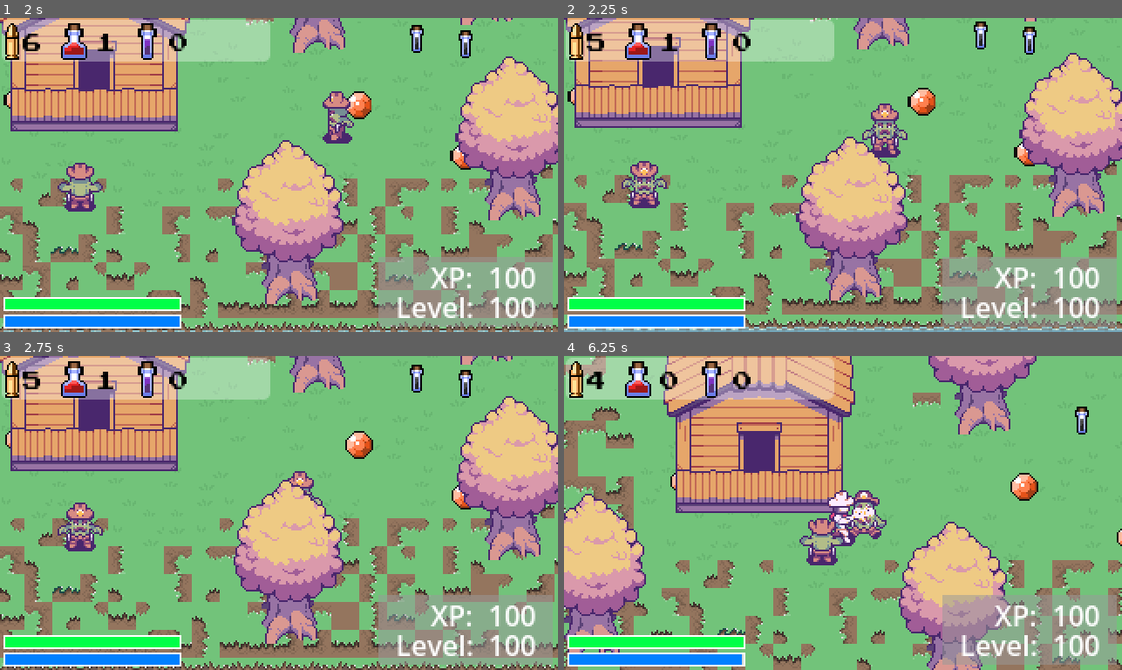
Above: before the commit, frames 1-4 (two rows, left to right).
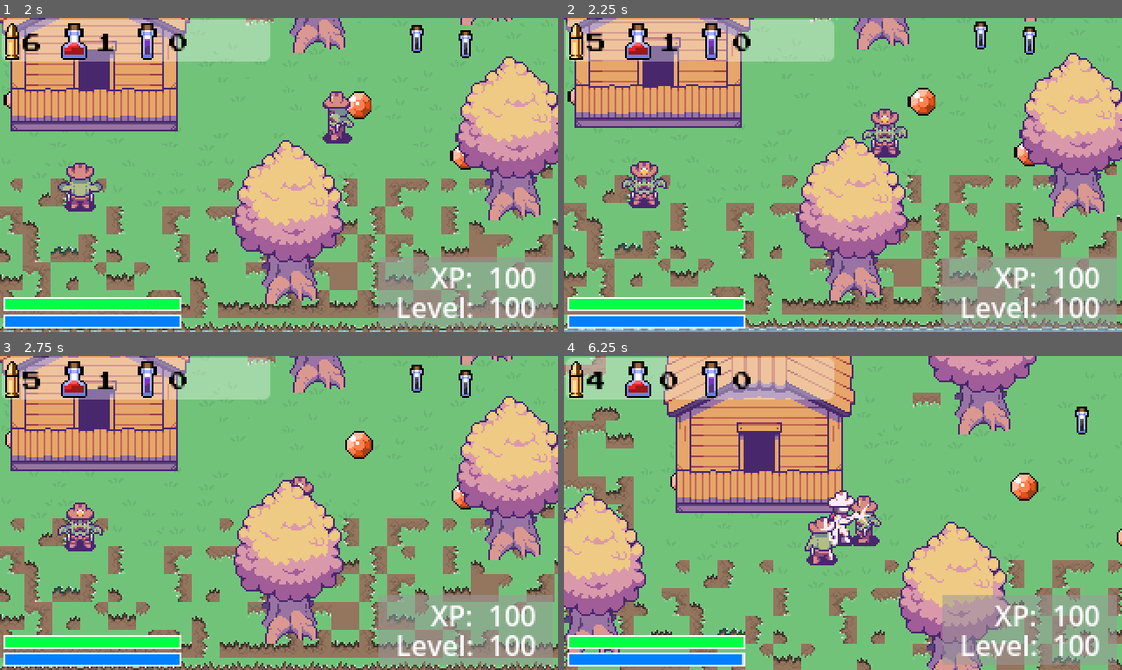
Above: after the commit, the same moments.

Repository: davidsullivanbfhs/rpg_2d_topdown
Game: Godot game, scene res://Scenes/main.tscn
Same seed, same stepped clock (60 frames per second), same inputs: the game is played once before the commit and once after it.
Inputs:
- Up to frame 1 (2 s): hold D (Right) 0.53-1.28 s; hold 1 (ConsumeHealthPotion) 0.53-1.28 s; hold S (Down) from 1.28 s (still down); tap 2 (ConsumeStaminaPotion) at 1.35 s
- Up to frame 2 (2.25 s): release S (Down) at 2.03 s; hold D (Right) from 2.03 s (still down); hold Ctrl (Shoot) from 2.03 s (still down)
- Up to frame 3 (2.75 s): keep holding D (Right); keep holding Ctrl (Shoot)
- Up to frame 4 (6.25 s): release Ctrl (Shoot) at 2.78 s; tap Space (Sprint) at 2.85 s; release D (Right) at 3.53 s; hold W (Top) 3.53-4.28 s; hold A (Left) 3.53-5.03 s; tap 1 (ConsumeHealthPotion) at 4.35 s; hold S (Down) 5.03-5.78 s; hold 2 (ConsumeStaminaPotion) 5.03-5.78 s; hold D (Right) from 5.78 s (still down); tap Ctrl (Shoot) at 5.85 s

Frame 1 is identical in both runs. In frame 2, 0.5% of the frame differs, in the area x 54-62%, y 27-44%; in frame 3, 0.2%; in frame 4, 1.1%, in the area x 42-58%, y 42-67%.

Commit message:
changed raycast collision mask on enemy

Diff:
--- a/Scenes/enemy.tscn
+++ b/Scenes/enemy.tscn
@@ -667,6 +667,7 @@
 }
 
 [node name="RayCast2D" type="RayCast2D" parent="."]
+collision_mask = 2
 
 [connection signal="death" from="." to="." method="_on_death"]
 [connection signal="animation_finished" from="AnimatedSprite2D" to="." method="_on_animated_sprite_2d_animation_finished"]
--- a/Scripts/enemy.gd
+++ b/Scripts/enemy.gd
@@ -53,6 +53,8 @@
 	#calculate health
 	var updated_health = clamp(health + regen_health * delta, 0, max_health)
 	#get the collider of the raycast ray
+	#change the collision mask on the raycast node so it only is the player collision mask layer
+	#i usually have 1 = tiles/background, 2= player, 3= enemy, 4=pickups, etc
 	var target = ray_cast.get_collider()
 	if target != null:
 		#if we are colliding with the player and the player isn't dead
@@ -61,6 +63,7 @@
 			is_attacking = true
 			var animation  = "attack_" + returned_direction(new_direction)
 			animation_sprite.play(animation)
+			#now we need to spawn bullets
 
 func _physics_process(delta: float) -> void:
 	var movement = speed * direction * delta
